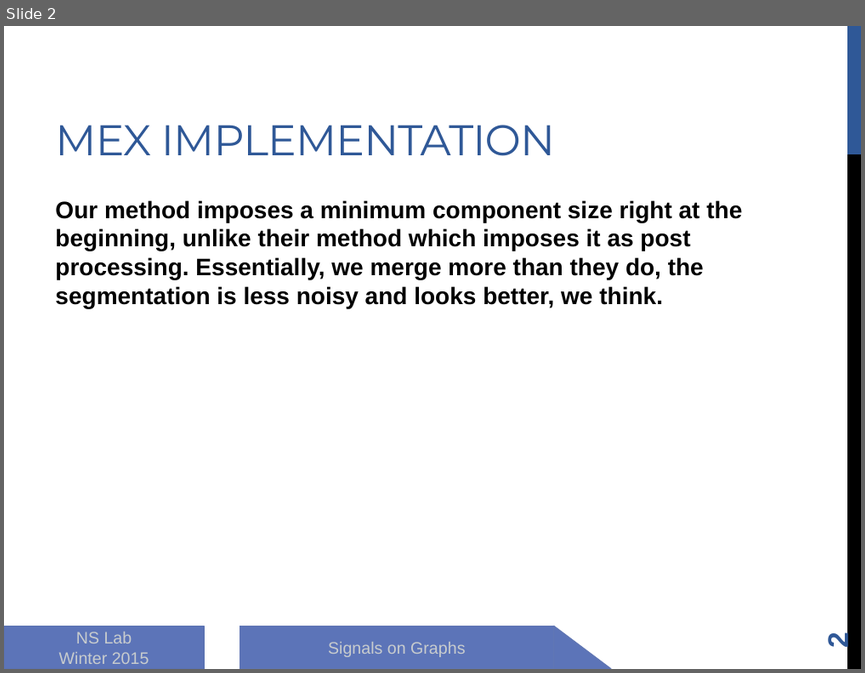
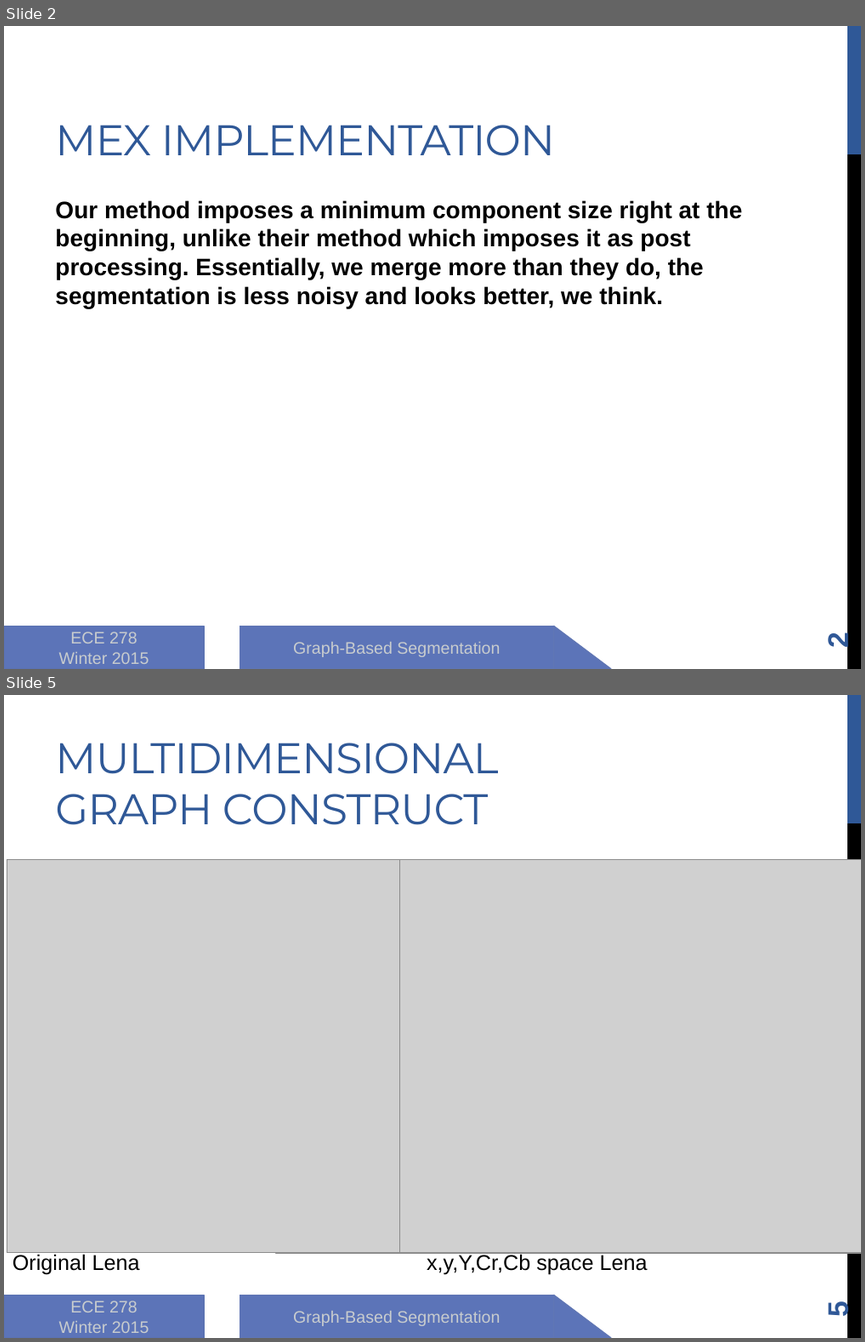
Before and after one commit to zhongguomeng/graph-based-segmentation, a slide deck: 8_report/presentation.pptx. Shown one above the other, each under a label of ours: slide 2 before the commit, slides 2 and 5 after it; the slides between them are not shown. The pictures are 865x673 and 865x1342 pixels, drawn with LibreOffice and Linux fonts; fonts in the diff are those of the drawing; grey boxes stand for pictures. Boxes give left, top, right and bottom in pixels: in the first picture for what was removed or moved away, otherwise in the second. Text is boxed around its words. In the diff, an @@ line names an element or a change of style, - is before the commit and + after.

```diff
--- a/8_report/presentation.pptx
+++ b/8_report/presentation.pptx
@@ slide 5 added at (x1=4, y1=695, x2=861, y2=1338), background #FFFFFF; not listed: 2 template elements that a slide beside it also shows @@
@@ title added at (x1=55, y1=743, x2=498, y2=825), 36 pt, text #2F5897 @@
+MULTIDIMENSIONAL GRAPH CONSTRUCT
@@ picture added at (x1=7, y1=860, x2=399, y2=1252) @@
@@ picture added at (x1=276, y1=860, x2=861, y2=1253) @@
@@ text added at (x1=12, y1=1253, x2=140, y2=1275), 18 pt, text #000000 @@
+Original Lena
@@ text added at (x1=426, y1=1253, x2=647, y2=1275), 18 pt, text #000000 @@
+x,y,Y,Cr,Cb space Lena
@@ rectangle added at (x1=4, y1=1295, x2=204, y2=1338), fill #5C74B8, outline #5C72B2 1 pt, 14 pt, text #C8CCCE @@
+ECE 278
+Winter 2015
@@ rectangle added at (x1=239, y1=1295, x2=554, y2=1338), fill #5C74B8, outline #6076B4 1 pt, 14 pt, text #C8CCCE @@
+Graph-Based Segmentation
@@ right triangle added at (x1=554, y1=1295, x2=612, y2=1338), fill #5C74B8, outline #6076B4 1 pt @@
@@ page number added at (x1=822, y1=1302, x2=854, y2=1317), 24 pt, text #2F5897, bold @@
+5
@@ slide 2 changed as well @@
@@ text in rectangle at (x1=70, y1=631, x2=137, y2=643): text changed @@
-NS Lab
+ECE 278
@@ text in rectangle at (x1=293, y1=641, x2=500, y2=657): text changed @@
-Signals on Graphs
+Graph-Based Segmentation
```
Also in this commit, not shown: 4 other slides changed, 3 other slides added, 7 other files.
